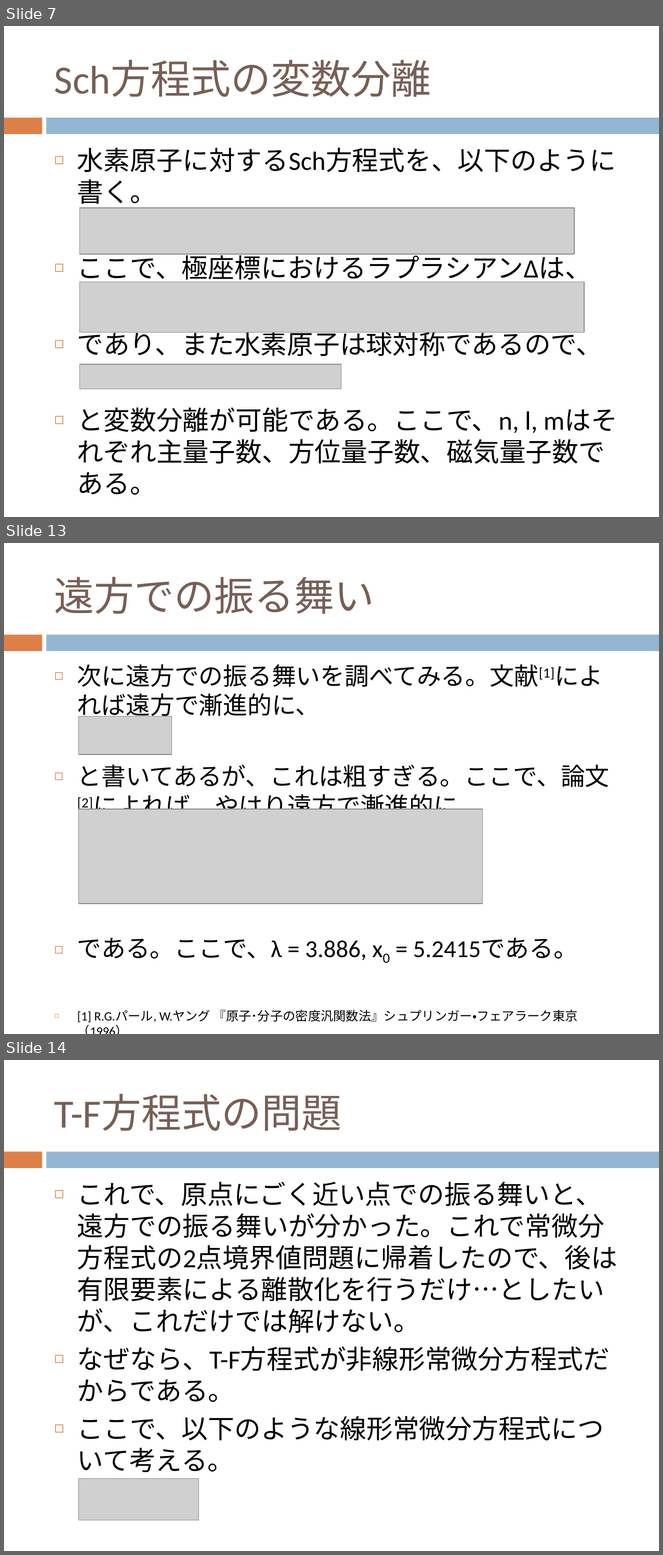
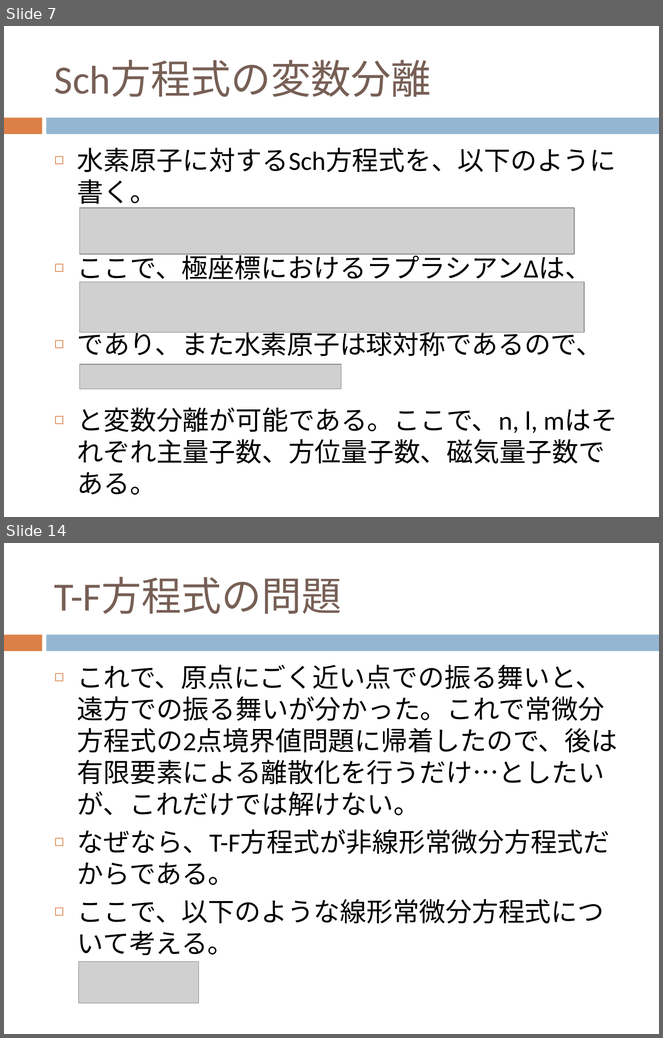
Before and after one commit to dc1394/fukui_sono2, a slide deck: 福井技術者の集いその2_発表資料スライド.pptx. Shown one above the other, each under a label of ours: slides 7, 13 and 14 before the commit, slides 7 and 14 after it; the slides between them are not shown. The pictures are 663x1555 and 663x1038 pixels, drawn with LibreOffice and Linux fonts; fonts in the diff are those of the drawing; grey boxes stand for pictures. Boxes give left, top, right and bottom in pixels: in the first picture for what was removed or moved away, otherwise in the second. Text is boxed around its words. In the diff, an @@ line names an element or a change of style, - is before the commit and + after.

```diff
--- a/福井技術者の集いその2_発表資料スライド.pptx
+++ b/福井技術者の集いその2_発表資料スライド.pptx
@@ slide 13 removed at [4, 543, 659, 1034], background #FFFFFF; not listed: 2 template elements that a slide beside it also shows @@
@@ title removed at [54, 577, 375, 614] @@
-遠方での振る舞い
@@ text removed at [77, 664, 610, 1023] @@
-◻ 次に遠方での振る舞いを調べてみる。文献[1]によれば遠方で漸進的に、
-◻ と書いてあるが、これは粗すぎる。ここで、論文[2]によれば、やはり遠方で漸進的に、
-◻ である。ここで、λ = 3.886, x0 = 5.2415である。
-◻ [1] R.G.パール, W.ヤング 『原子･分子の密度汎関数法』シュプリンガー・フェアラーク東京（1996）
-◻ [2] M. Desaix, D. Anderson, and M. Lisak, Eur. J. Phys. 25 (2004) 699.
@@ picture removed at [79, 717, 172, 755] @@
@@ picture removed at [79, 809, 483, 904] @@
```
Also in this commit, not shown: 6 slides changed, 2 slides added, 3 other slides removed, 2 other files.
